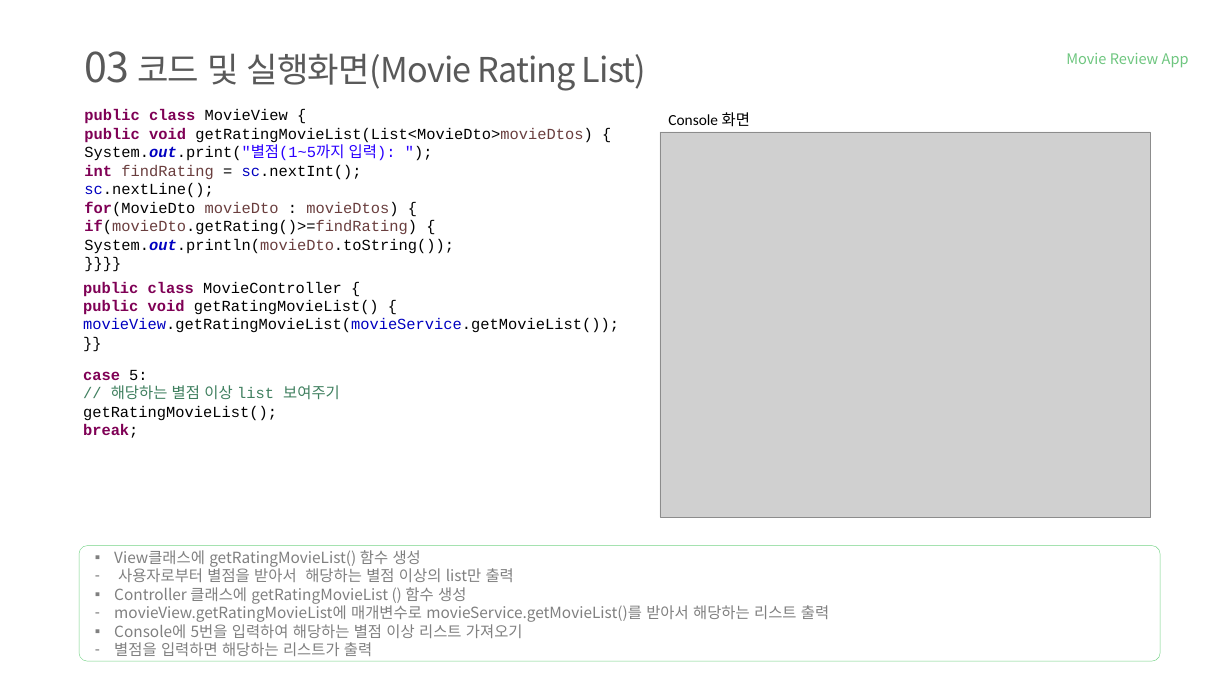
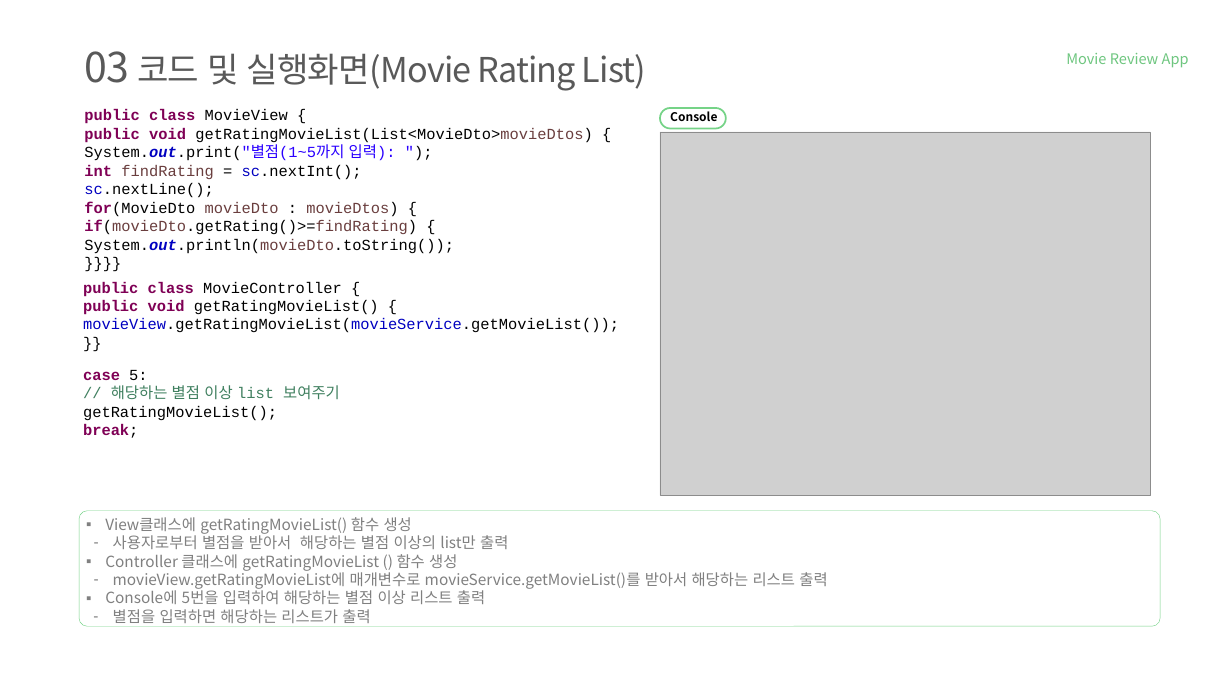
Before and after one commit to tnwjd121/MovieApp, a slide deck: slide 18 of ppt/국비(정보처리기능사)_백수정.pptx. Drawn at 1232x693 pixels with LibreOffice and Linux fonts; fonts in the diff are those of the drawing; grey boxes stand for pictures; background and template pictures are left out. Boxes give left, top, right and bottom in pixels: in the first picture for what was removed or moved away, otherwise in the second. Text is boxed around its words. In the diff, an @@ line names an element or a change of style, - is before the commit and + after.

```diff
--- a/ppt/국비(정보처리기능사)_백수정.pptx
+++ b/ppt/국비(정보처리기능사)_백수정.pptx
@@ rounded rectangle added at [660, 108, 726, 128], outline #75D387 2 pt @@
@@ text at [670, 111, 717, 121]: text changed; size 18 to 14 pt; font Calibri to Noto Sans CJK KR; bold on @@
-Console 화면
+Console
@@ picture: place and size @@
-picture at [660, 132, 1150, 517]
+picture at [660, 132, 1150, 495]
@@ rounded rectangle: place and size @@
-rounded rectangle at [79, 546, 1160, 661]
+rounded rectangle at [79, 511, 1160, 626]
@@ text "View클래스에 getRatingMovieList() 함수 생성": place and size @@
-text "View클래스에 getRatingMovieList() 함수 생성" at [114, 550, 829, 656]
+text "View클래스에 getRatingMovieList() 함수 생성" at [105, 517, 827, 627]
@@ text at [113, 533, 827, 627]: indent changed @@
@@ text at [105, 588, 485, 604]: text changed @@
-▪ Console에 5번을 입력하여 해당하는 별점 이상 리스트 가져오기
+▪ Console에 5번을 입력하여 해당하는 별점 이상 리스트 출력
```
Also in this commit, not shown: 19 other slides changed.
